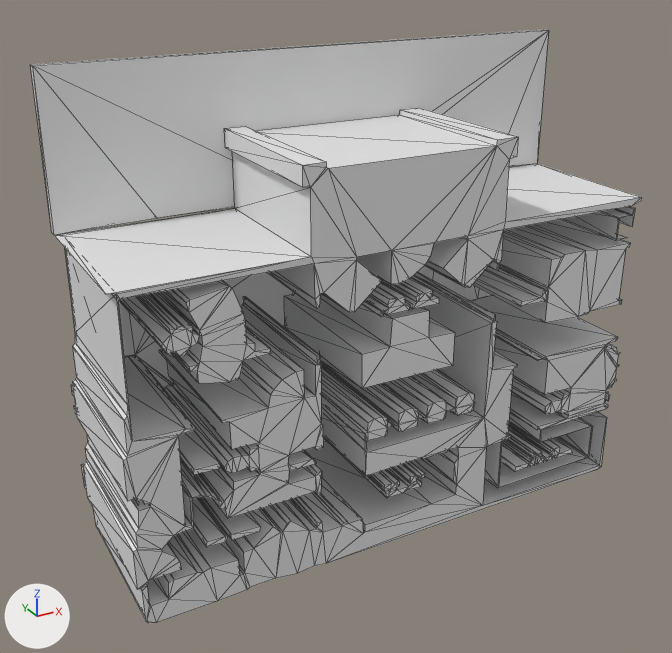
The glTF model version one/out_3d/62_27.glb: old version first, new version second.
Camera for both pictures: a 50 mm camera at (-3.02, -15.32, 10.82) aimed at (4.57, -1.52, 3.91). The axes (+X, +Y, +Z) are drawn at lower left. The lights are the same throughout. Mesh edges are drawn as thin lines. Where no turn or scale is listed for an object, it has been applied to the vertices. Vertices at the same position are counted once.

Script lines for the objects in view, before the commit:
```python
me_geometry_0 = bpy.data.meshes.new('geometry_0')
me_geometry_0.from_pydata(...)  # 1526 vertices, 2992 faces; spans x 0.0..10.23, y -3.15..0.0, z 0.07..8.73
ob_geometry_0 = bpy.data.objects.new('geometry_0', me_geometry_0)
ob_geometry_0.location = (0.0, 0.0, 0.0)
```
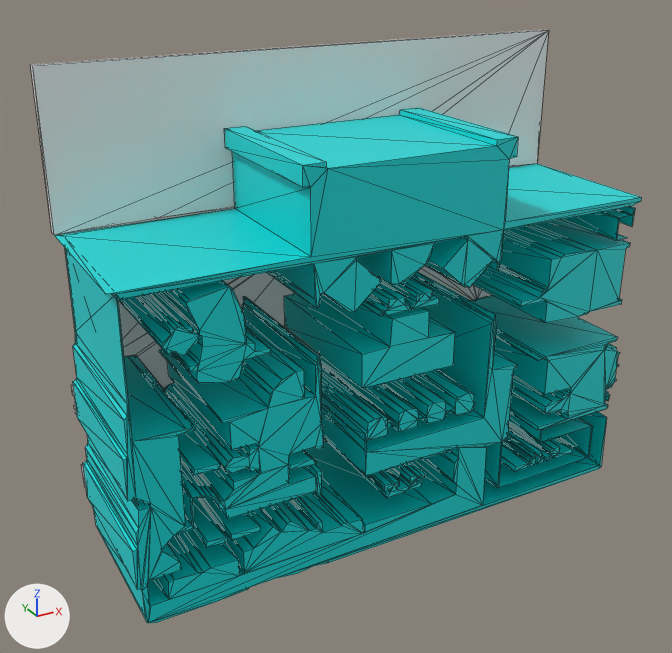
What differs and where, as boxes (x1, y1, x2, y2) in the pictures (672 x 653 px; the box of a moved part takes in the faces that stretch with it):
part 1 of me_geometry_0, moved or reshaped
    before: (65, 248, 132, 436)
    after: (65, 248, 136, 494)
part 2 of me_geometry_0, moved or reshaped
    before: (485, 266, 562, 414)
    after: (485, 266, 561, 407)
part 3 of me_geometry_0, recoloured (grey to cyan)
    both: (31, 30, 640, 620)

What changed in the scene script:
```text
Add mat_defaultmaterial:
    mat_defaultmaterial = bpy.data.materials.new('DefaultMaterial')
    mat_defaultmaterial.use_nodes = True; mat_defaultmaterial.node_tree.nodes.clear()
    _N = mat_defaultmaterial.node_tree.nodes; _L = mat_defaultmaterial.node_tree.links
    n0 = _N.new('ShaderNodeOutputMaterial'); n0.name = 'Material Output'
    n1 = _N.new('ShaderNodeBsdfPrincipled'); n1.name = 'Principled BSDF'
    n2 = _N.new('ShaderNodeVertexColor'); n2.name = 'Color Attribute'
    _L.new(n1.outputs[0], n0.inputs[0])  # 'BSDF' to 'Surface'
    _L.new(n2.outputs[0], n1.inputs[0])  # 'Color' to 'Base Color'
Change me_geometry_0:
    where me_geometry_0.from_pydata(...)  # 1526 vertices, 2992 faces; spans x 0.0..10.23, y -3.15..0.0, z 0.07..8.73
    used by ob_geometry_0; location = (0.0, 0.0, 0.0)
    me_geometry_0 part 1: 2 vertices moved from x 0.0, y -0.15..0.0, z 2.74 to x 0.0, y -0.15..0.0, z 2.75; 4 vertices removed from x 0.04..0.15, y -3.15..0.0, z 2.75..4.2; 4 vertices added at x 0.04..0.15, y -3.15..0.0, z 2.76..4.22
    me_geometry_0 part 2: 4 vertices removed from x 8.0..8.52, y -3.15..-0.15, z 2.1..4.43; 4 vertices added at x 8.02..8.53, y -3.15..-0.15, z 2.1..4.5
    me_geometry_0 part 3: 1996 faces spanning x 0.0..10.23, y -3.15..0.0, z 0.07..8.73 switch from no material to mat_defaultmaterial
```
